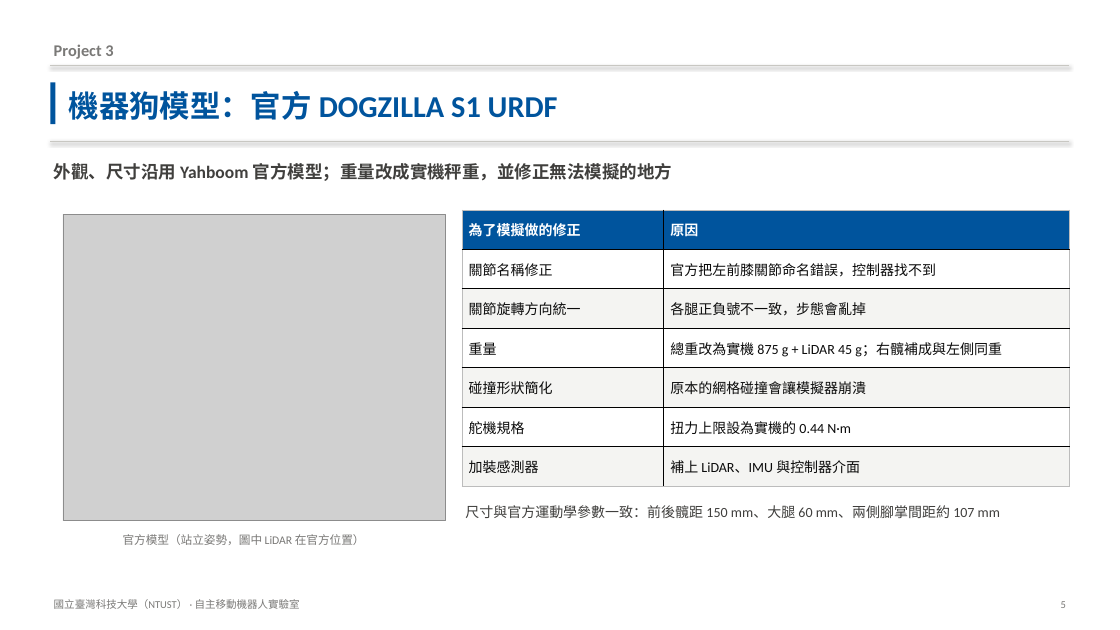
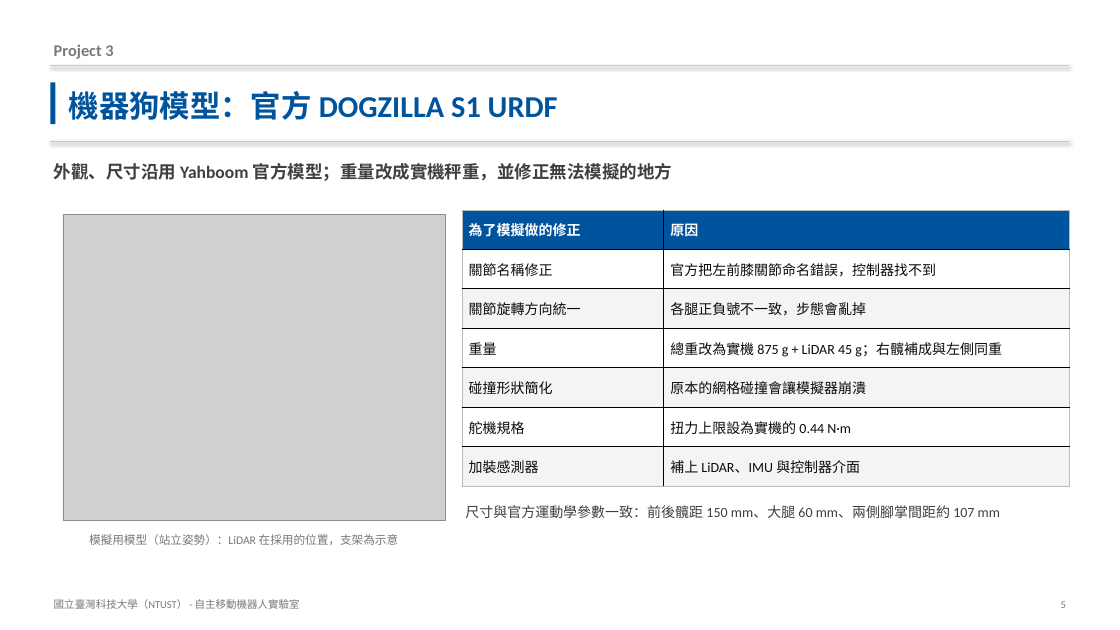
Before and after one commit to Anny1007/dogzilla-s1-sim, a slide deck: slide 5 of docs/DOGZILLA_專案簡報.pptx. Drawn at 1120x630 pixels with LibreOffice and Linux fonts; fonts in the diff are those of the drawing; grey boxes stand for pictures. Boxes give left, top, right and bottom in pixels: in the first picture for what was removed or moved away, otherwise in the second. Text is boxed around its words. In the diff, an @@ line names an element or a change of style, - is before the commit and + after.

```diff
--- a/docs/DOGZILLA_專案簡報.pptx
+++ b/docs/DOGZILLA_專案簡報.pptx
@@ text at [89, 534, 399, 545]: text changed @@
-官方模型（站立姿勢，圖中 LiDAR 在官方位置）
+模擬用模型（站立姿勢）：LiDAR 在採用的位置，支架為示意
```
Also in this commit, not shown: 3 other files.
